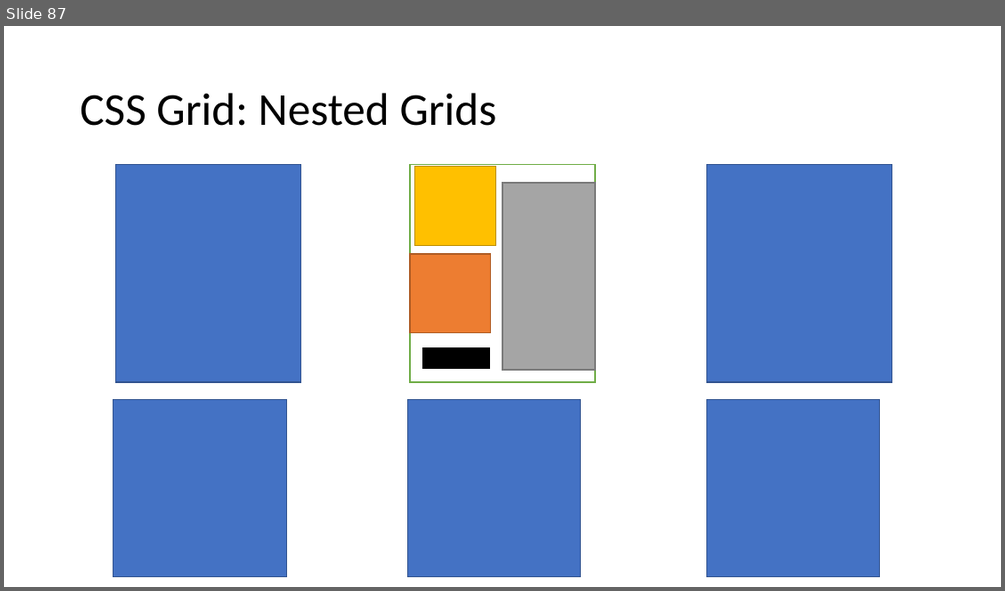
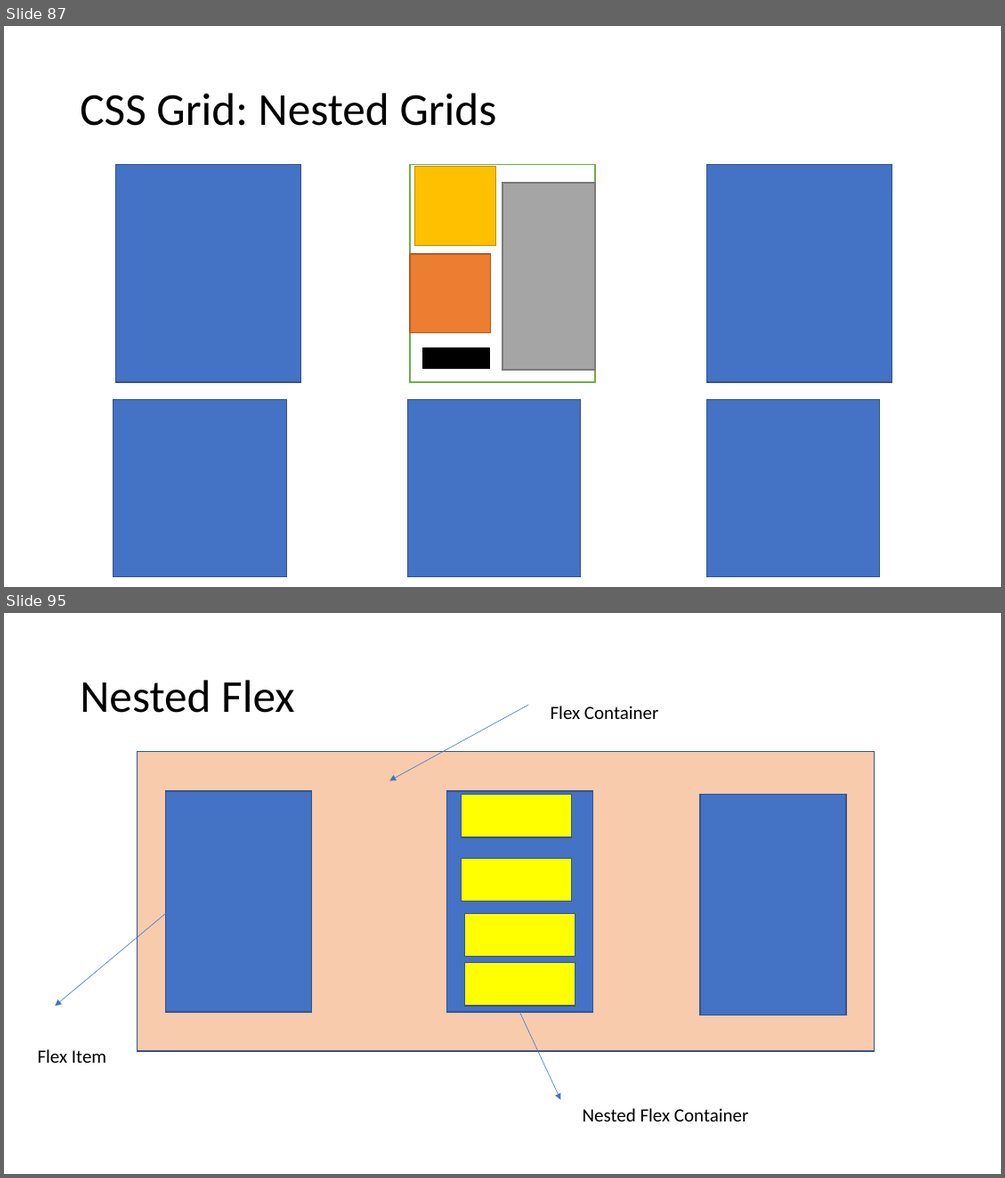
Before and after one commit to PiyushChaturvedii/Batch04, a slide deck: CSS.pptx. Shown one above the other, each under a label of ours: slide 87 before the commit, slides 87 and 95 after it; the slides between them are not shown. The pictures are 1005x591 and 1005x1178 pixels, drawn with LibreOffice and Linux fonts; fonts in the diff are those of the drawing. Boxes give left, top, right and bottom in pixels: in the first picture for what was removed or moved away, otherwise in the second. Text is boxed around its words. In the diff, an @@ line names an element or a change of style, - is before the commit and + after.

```diff
--- a/CSS.pptx
+++ b/CSS.pptx
@@ slide 95 added at bbox=[4, 613, 1001, 1174], background #FFFFFF @@
@@ title added at bbox=[80, 680, 294, 713], 44 pt, text #000000 @@
+Nested Flex
@@ arrow added from (529, 705) to (390, 780), #4472C4 0.5 pt @@
@@ text added at bbox=[550, 706, 659, 719], 18 pt, text #000000 @@
+Flex Container
@@ rectangle added at bbox=[138, 751, 874, 1051], fill #F8CBAD, outline #325491 1 pt @@
@@ rectangle added at bbox=[165, 791, 311, 1012], fill #4472C4, outline #325491 1 pt @@
@@ rectangle added at bbox=[446, 791, 592, 1012], fill #4472C4, outline #325491 1 pt @@
@@ rectangle added at bbox=[461, 794, 572, 837], fill #FFFF00, outline #325491 1 pt @@
@@ rectangle added at bbox=[700, 794, 846, 1014], fill #4472C4, outline #325491 1 pt @@
@@ rectangle added at bbox=[461, 859, 572, 901], fill #FFFF00, outline #325491 1 pt @@
@@ arrow added from (176, 905) to (55, 1005), #4472C4 0.5 pt @@
@@ rectangle added at bbox=[465, 914, 575, 957], fill #FFFF00, outline #325491 1 pt @@
@@ rectangle added at bbox=[465, 963, 575, 1006], fill #FFFF00, outline #325491 1 pt @@
@@ arrow added from (520, 1012) to (560, 1100), #4472C4 0.5 pt @@
@@ text added at bbox=[38, 1049, 106, 1062], 18 pt, text #000000 @@
+Flex Item
@@ text added at bbox=[582, 1108, 749, 1121], 18 pt, text #000000 @@
+Nested Flex Container
```
Also in this commit, not shown: 8 other slides added, 6 other files.
